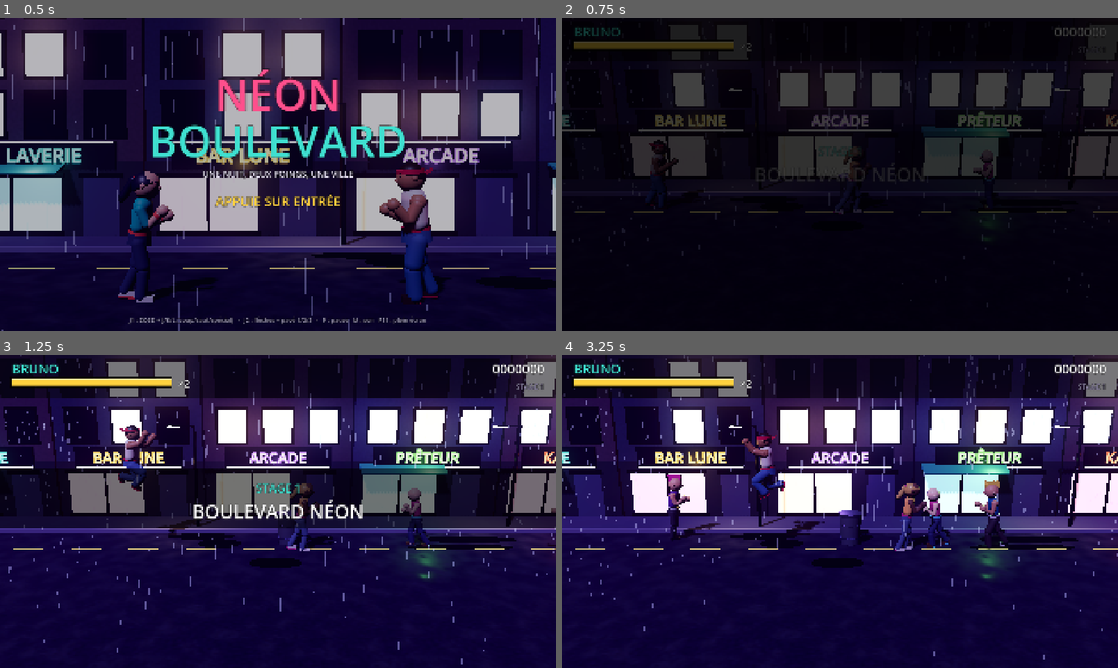
Above: before the commit, frames 1-4 (two rows, left to right).
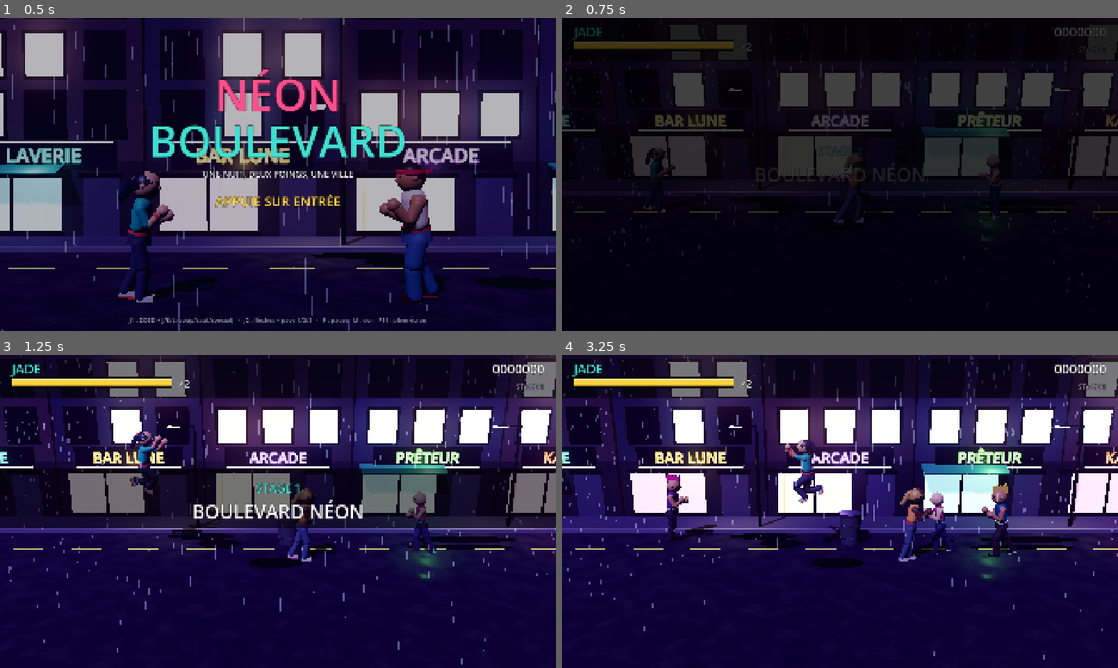
Above: after the commit, the same moments.

Repository: asusrogsc/NeonBoulevard
Game: Godot game, scene res://main.tscn
The game is run twice, just before and just after one commit, with the same random seed, the same clock (stepped at 60 frames per second) and the same inputs.
Inputs:
- Up to frame 1 (0.5 s): no input
- Up to frame 2 (0.75 s): tap Enter (start) at 0.5 s; hold D (p1_right) from 0.53 s (still down); tap J (p1_punch) at 0.6 s
- Up to frame 3 (1.25 s): keep holding D (p1_right); tap K (p1_jump) at 0.77 s
- Up to frame 4 (3.25 s): release D (p1_right) at 1.28 s; hold S (p1_down) 1.28-2.03 s; tap L (p1_special) at 1.35 s; tap K (p1_jump) at 1.52, 3.02 s; hold D (p1_right) 2.03-2.78 s; tap Down (p2_down) at 2.1 s; hold W (p1_up) from 2.78 s (still down); tap Left (p2_left) at 2.85 s

Frame 1 is identical in both runs. In frame 2, 0.7% of the frame differs, in the area x 1-79%, y 3-66%; in frame 3, 2.5%; in frame 4, 3.9%, in the area x 1-82%, y 2-66%.

Commit message:
Update main.gd

Diff:
--- a/scripts/main.gd
+++ b/scripts/main.gd
@@ -1,12 +1,12 @@
 extends Node3D
 ## NÉON BOULEVARD — beat'em up 2.5D façon Streets of Rage.
-## Logique en "px de jeu" : x = avancée, y = profondeur (150..206), z = hauteur.
+## Logique en "px de jeu" : x = avancée, y = profondeur (150..236), z = hauteur.
 ## Le rendu convertit en 3D : 1 unité = 10 px.
 
 const W := 384.0
 const H := 216.0
 const TOP := 150.0
-const BOT := 206.0
+const BOT := 236.0  # profondeur jouable : de TOP (fond) à BOT (premier plan)
 const GRAV := 620.0
 const S3 := 0.1
 const K := 5.0
@@ -530,7 +530,7 @@
 	for k in players.size():
 		var pl = players[k]
 		pl.x = 50.0 - k * 14.0
-		pl.y = 172.0 + k * 18.0
+		pl.y = 182.0 + k * 26.0
 		pl.z = 0.0
 		pl.vx = 0.0
 		pl.vz = 0.0
@@ -1307,11 +1307,11 @@
 				turn = signf(pr.x - p.x)
 		elif mate and not mate.ai:
 			gx = mate.x - 30.0
-			gy = mate.y + (14.0 if mate.y < 178.0 else -14.0)
+			gy = mate.y + (14.0 if mate.y < (TOP + BOT) / 2.0 else -14.0)
 			go = absf(gx - p.x) > 14.0 or absf(gy - p.y) > 6.0
 		else:
 			gx = p.x + 60.0
-			gy = 178.0
+			gy = (TOP + BOT) / 2.0
 			go = true
 	gx = clampf(gx, cam_x + 18.0, cam_x + W - 18.0)
 	gy = clampf(gy, TOP, BOT)
@@ -1652,6 +1652,10 @@
 	return cam_x
 
 
+func _npc_bot() -> float:
+	return 214.0 if mode in ["title", "select"] else BOT
+
+
 func _npc_look() -> Dictionary:
 	return {"skin": _pick(NPC_SKIN), "hair": _pick(NPC_HAIR), "hs": _pick(NPC_HS), "top": _pick(NPC_TOP),
 		"sleeve": randi() % 2, "pants": _pick(NPC_PANTS), "shoe": _pick(["#1a1a1f", "#e8e4dc", "#5a3a20"]),
@@ -1670,7 +1674,7 @@
 	else:
 		n.x = vl - 20.0 if side < 0 else vl + W + 20.0
 		n.face = -side
-	n.y = _rnd(TOP + 2.0, BOT - 2.0)
+	n.y = _rnd(TOP + 2.0, _npc_bot() - 2.0)
 	n.vx = _rnd(15.0, 25.0)
 	n.st = "walk"
 	n.ph = randf() * 6.0
@@ -1738,7 +1742,7 @@
 				n.x += n.face * 125.0 * dt
 				n.moving = true
 				n.wph += dt * 17.0
-		n.y = clampf(n.y, TOP, BOT)
+		n.y = clampf(n.y, TOP, _npc_bot())
 		if n.x < vl - 60.0 or n.x > vl + W + 60.0:
 			n.dead = true
 	for n in npcs:
@@ -1887,12 +1891,7 @@
 			return
 		"select":
 			if I.pL or I.pR:
-				# un seul héros actif : il suit le curseur (comme l'ancien écran de choix)
-				var carry: bool = slots.count("off") == 1 and slots[sel] != "off"
 				sel = 1 - sel
-				if carry:
-					slots[sel] = slots[1 - sel]
-					slots[1 - sel] = "off"
 				_sfx("sel")
 			if I.pU or I.pD:
 				var opts := ["human", "ai", "off"]
